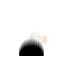
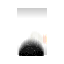
Layers edited between the first and the second (64, 64) image:
added layer "Layer 7" (20%) above "Layer 6" over box(17, 8, 47, 55)
added layer "Layer 6" above "Layer 5" over box(17, 8, 47, 56)
